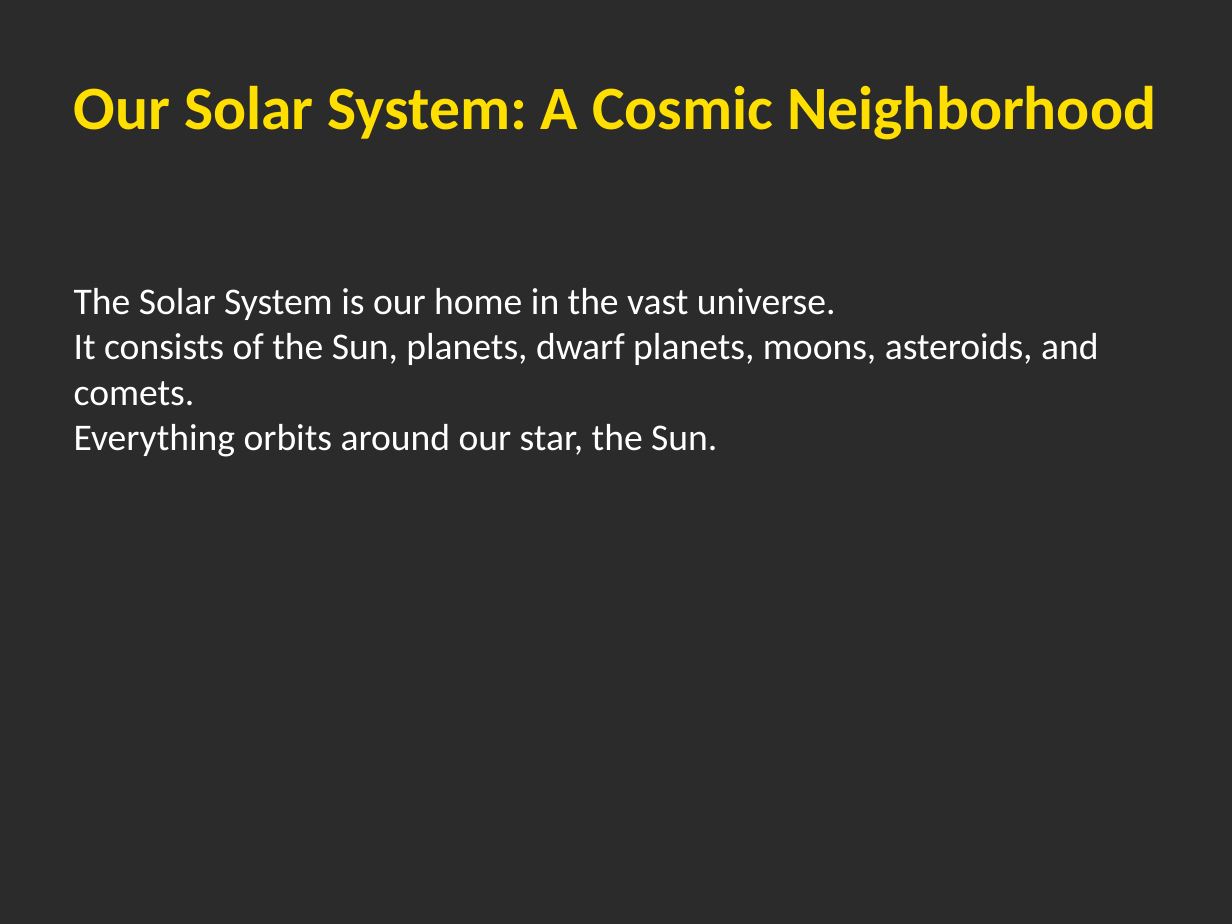
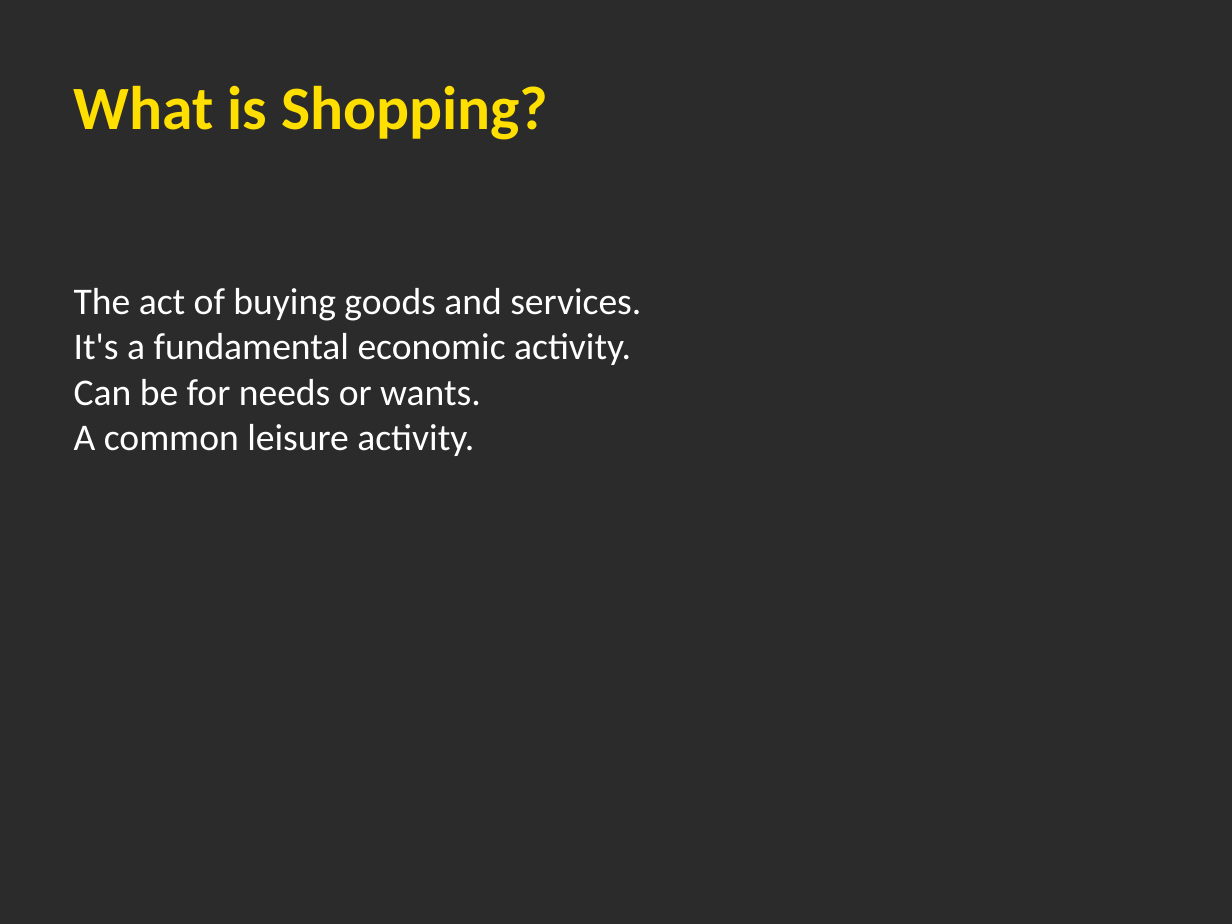
Before and after one commit to RuchiSetti/AUTO_PPT_AGENT, a slide deck: slide 1 of ppt_storage/output.pptx. Drawn at 1232x924 pixels with LibreOffice and Linux fonts; fonts in the diff are those of the drawing; background and template pictures are left out; a plain dark background stands for a picture behind light text. Boxes give left, top, right and bottom in pixels: in the first picture for what was removed or moved away, otherwise in the second. Text is boxed around its words. In the diff, an @@ line names an element or a change of style, - is before the commit and + after.

```diff
--- a/ppt_storage/output.pptx
+++ b/ppt_storage/output.pptx
@@ text at [74,85,548,140]: text changed @@
-Our Solar System: A Cosmic Neighborhood
+What is Shopping?
@@ text at [74,288,641,456]: text changed @@
-The Solar System is our home in the vast universe.
-It consists of the Sun, planets, dwarf planets, moons, asteroids, and comets.
-Everything orbits around our star, the Sun.
+The act of buying goods and services.
+It's a fundamental economic activity.
+Can be for needs or wants.
+A common leisure activity.
```
Also in this commit, not shown: 4 slides added, 4 slides removed, 5 other files.
